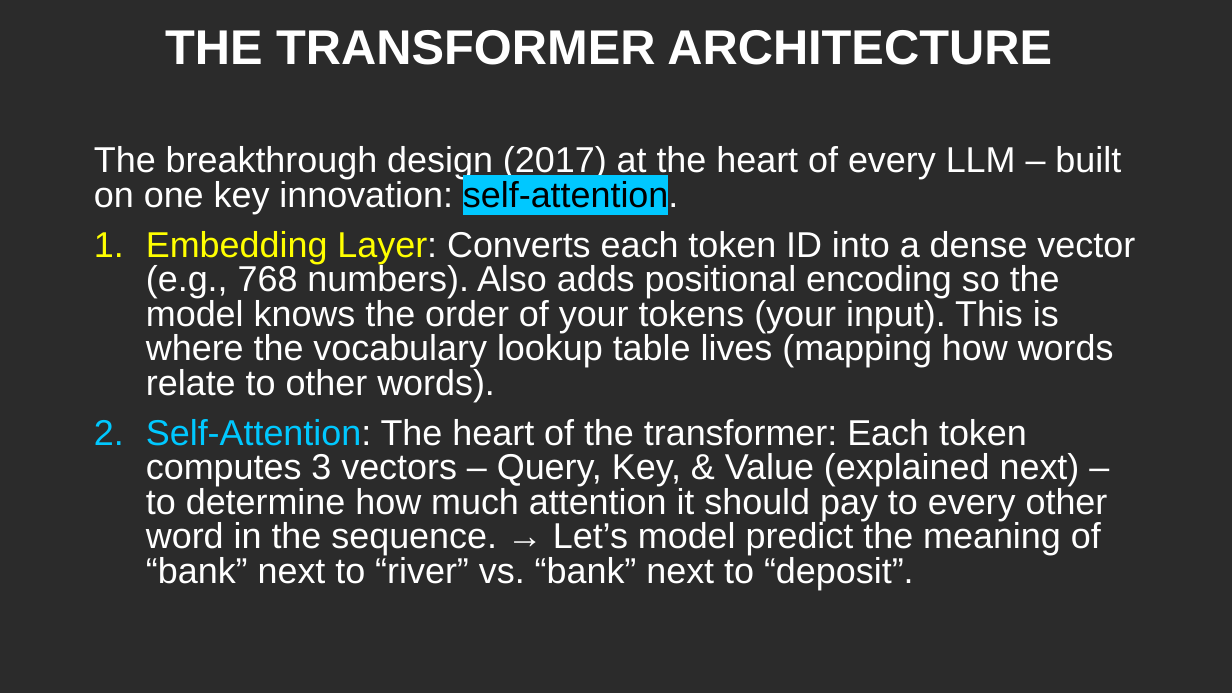
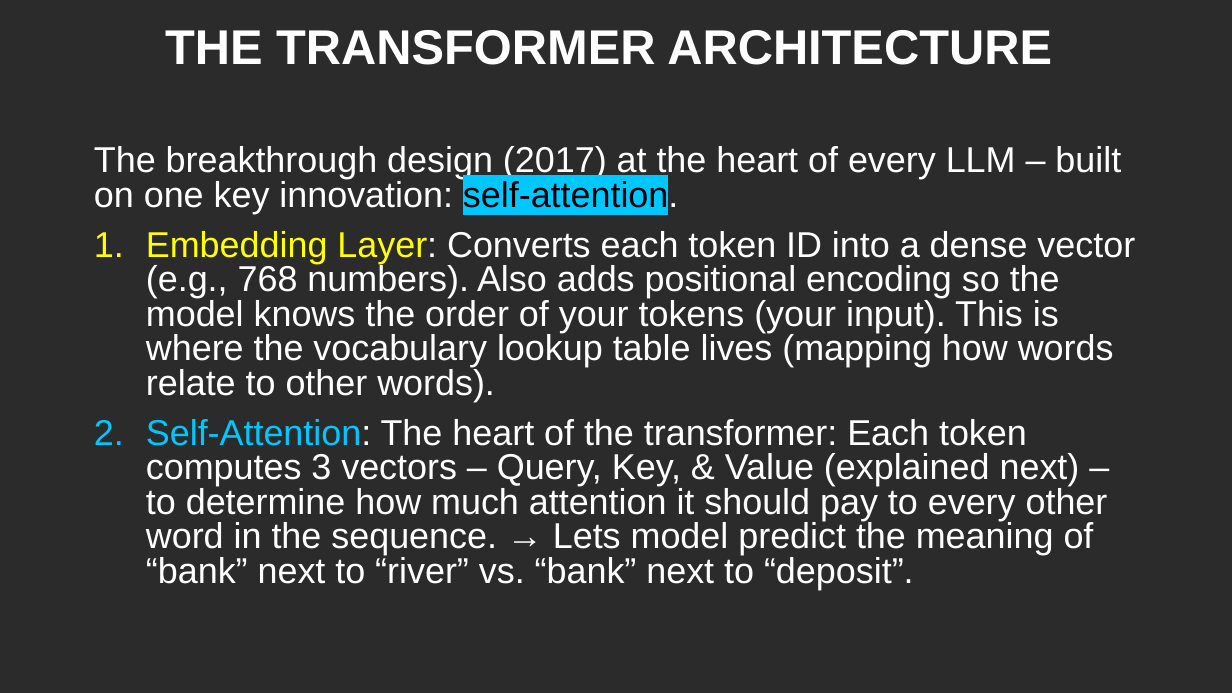
Before and after one commit to CSCI-1100/class_resources_public, a slide deck: slide 27 of downloads/ai_ml_slides.pptx. Drawn at 1232x693 pixels with LibreOffice and Linux fonts; fonts in the diff are those of the drawing; background and template pictures are left out; a plain dark background stands for a picture behind light text. Boxes give left, top, right and bottom in pixels: in the first picture for what was removed or moved away, otherwise in the second. Text is boxed around its words. In the diff, an @@ line names an element or a change of style, - is before the commit and + after.

Commit message:
Added ollama slides, more alt text, grammar fixes to slides

```diff
--- a/downloads/ai_ml_slides.pptx
+++ b/downloads/ai_ml_slides.pptx
@@ text at (x1=146, y1=419, x2=1108, y2=590): text changed @@
-2. Self-Attention: The heart of the transformer: Each token computes 3 vectors – Query, Key, & Value (explained next) – to determine how much attention it should pay to every other word in the sequence. → Let’s model predict the meaning of “bank” next to “river” vs. “bank” next to “deposit”.
+2. Self-Attention: The heart of the transformer: Each token computes 3 vectors – Query, Key, & Value (explained next) – to determine how much attention it should pay to every other word in the sequence. → Lets model predict the meaning of “bank” next to “river” vs. “bank” next to “deposit”.
```
Also in this commit, not shown: 4 other slides changed, 3 slides added, 1 other file.
